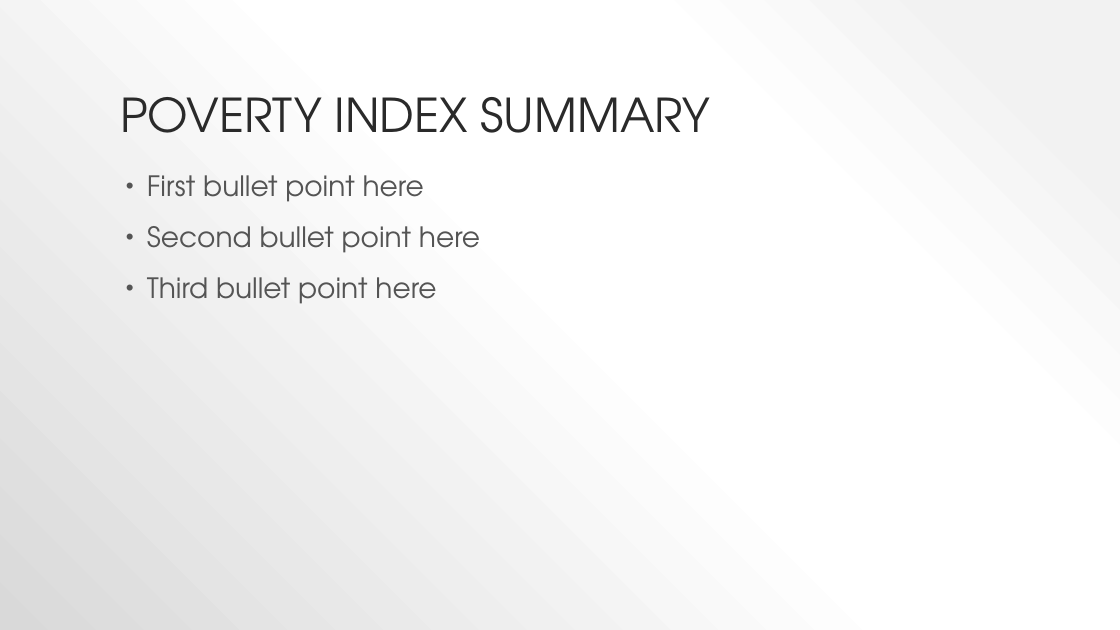
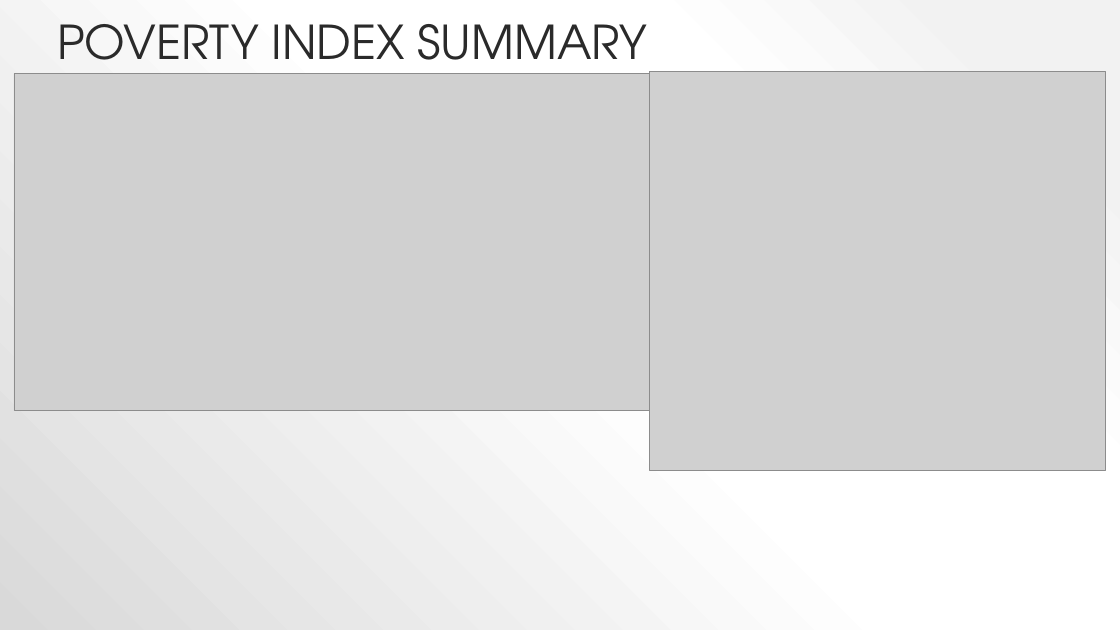
Before and after one commit to techsmj/RiceU-Project-1, a slide deck: slide 5 of KivaLoans.pptx (slide 4 before the commit). Drawn at 1120x630 pixels with LibreOffice and Linux fonts; fonts in the diff are those of the drawing; grey boxes stand for pictures. Boxes give left, top, right and bottom in pixels: in the first picture for what was removed or moved away, otherwise in the second. Text is boxed around its words. In the diff, an @@ line names an element or a change of style, - is before the commit and + after.

```diff
--- a/KivaLoans.pptx
+++ b/KivaLoans.pptx
@@ title "POVERTY INDEX SUMMARY" rewrapped from (120,97,710,133) to (57,24,647,81) @@
@@ picture added at (14,74,702,411) @@
@@ picture added at (649,71,1106,471) @@
@@ text removed at (147,175,480,304) @@
-• First bullet point here
-• Second bullet point here
-• Third bullet point here
```
Also in this commit, not shown: 1 other slide changed, 6 slides added, 6 slides removed.
